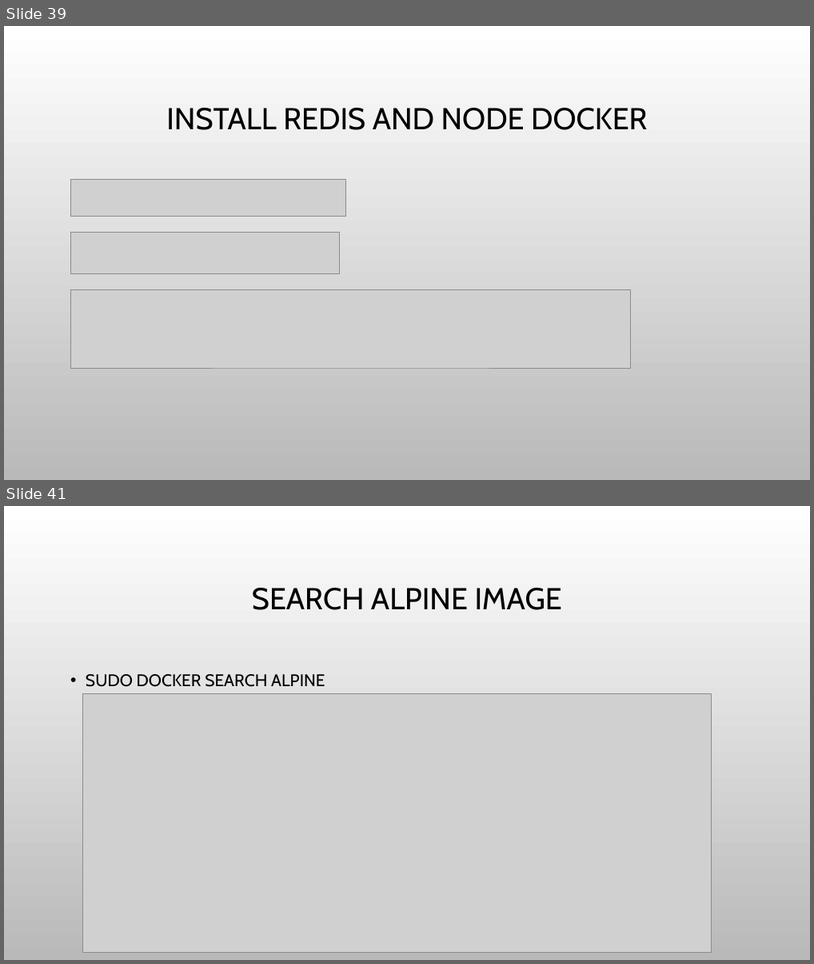
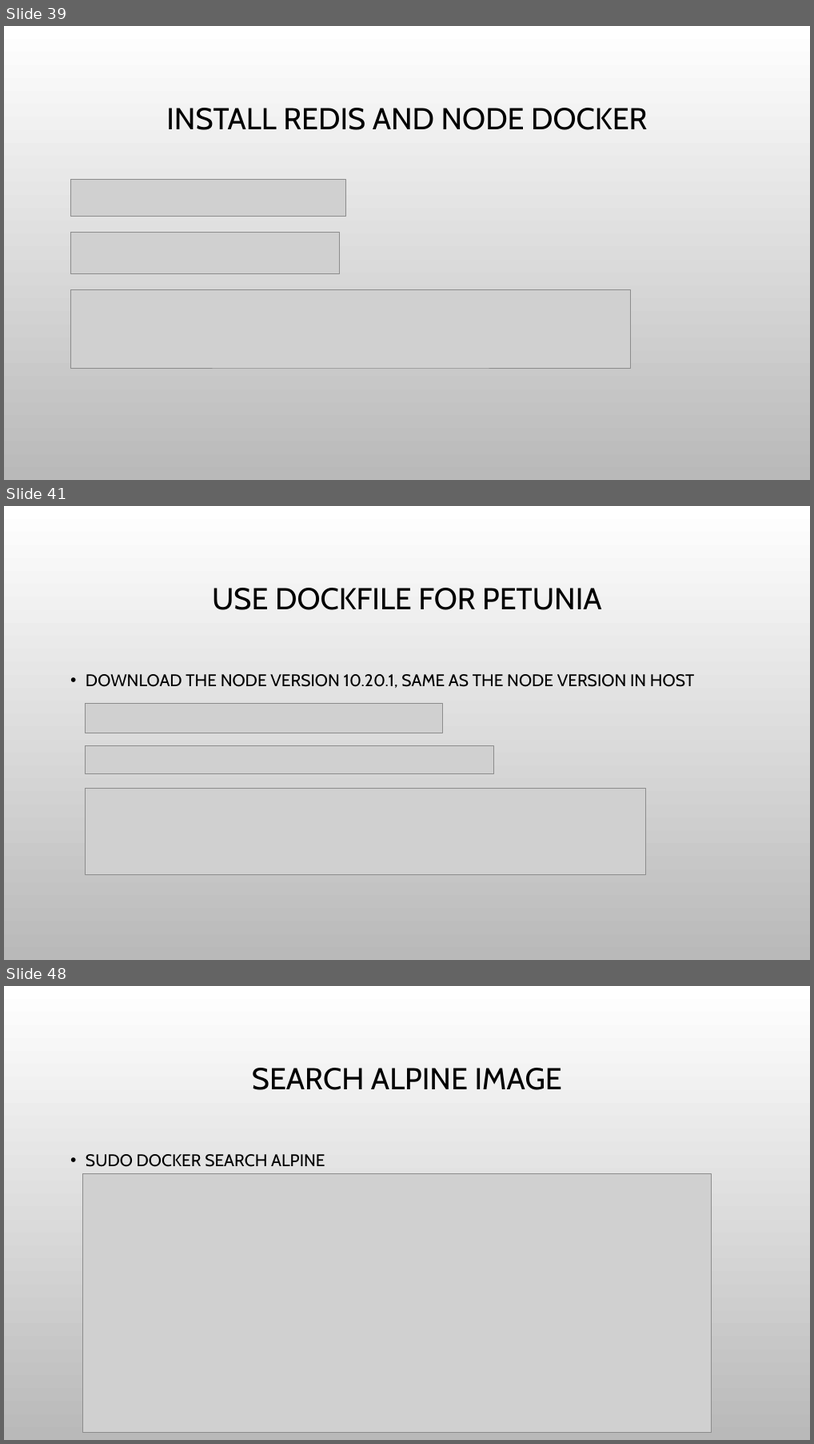
Before and after one commit to haixiang1977/iris, a slide deck: Docker Practice.pptx. Shown one above the other, each under a label of ours: slides 39 and 41 before the commit, slides 39, 41 and 48 after it; the slides between them are not shown. The pictures are 814x964 and 814x1444 pixels, drawn with LibreOffice and Linux fonts; fonts in the diff are those of the drawing; grey boxes stand for pictures; background and template pictures are left out. Boxes give left, top, right and bottom in pixels: in the first picture for what was removed or moved away, otherwise in the second. Text is boxed around its words. In the diff, an @@ line names an element or a change of style, - is before the commit and + after.

Commit message:
Add docker for petunia

```diff
--- a/Docker Practice.pptx
+++ b/Docker Practice.pptx
@@ slide 41 added at (4,506,810,960), background picture (left out) @@
@@ title added at (212,588,602,610), 36 pt, text #000000 @@
+USE DOCKFILE FOR PETUNIA
@@ text added at (86,674,694,688), 20 pt, text #000000 @@
+• DOWNLOAD THE NODE VERSION 10.20.1, SAME AS THE NODE VERSION IN HOST
@@ picture added at (85,704,443,733) @@
@@ picture added at (85,745,494,773) @@
@@ picture added at (85,788,646,875) @@
@@ what was slide 41 is now slide 48 @@
```
Also in this commit, not shown: 1 slide changed, 6 other slides added, 3 other files.
